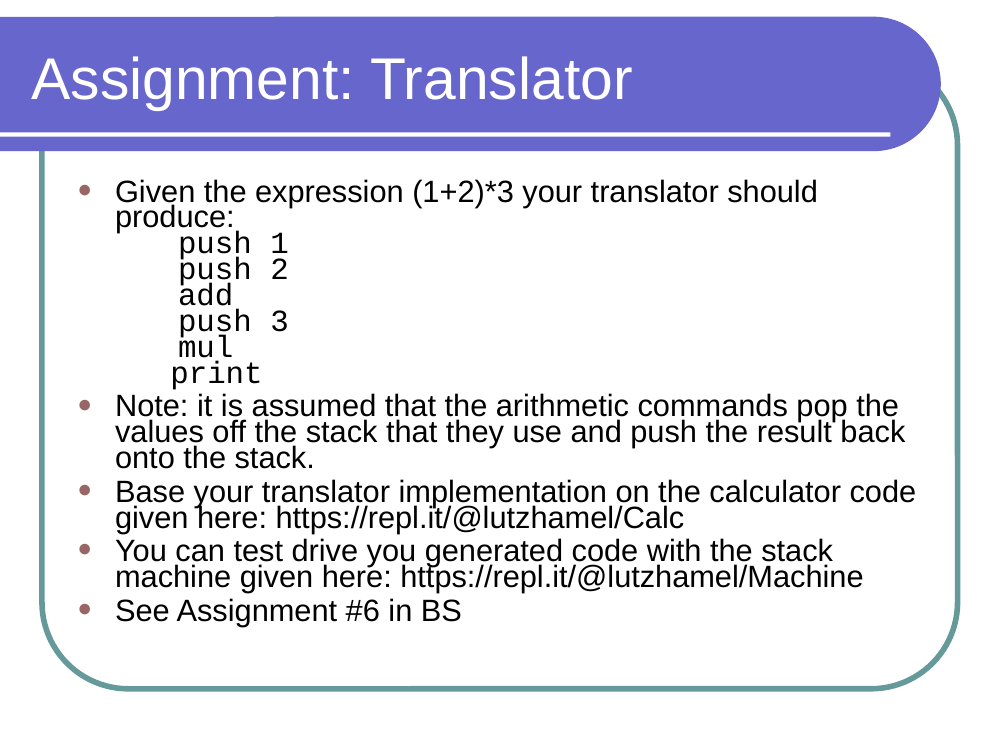
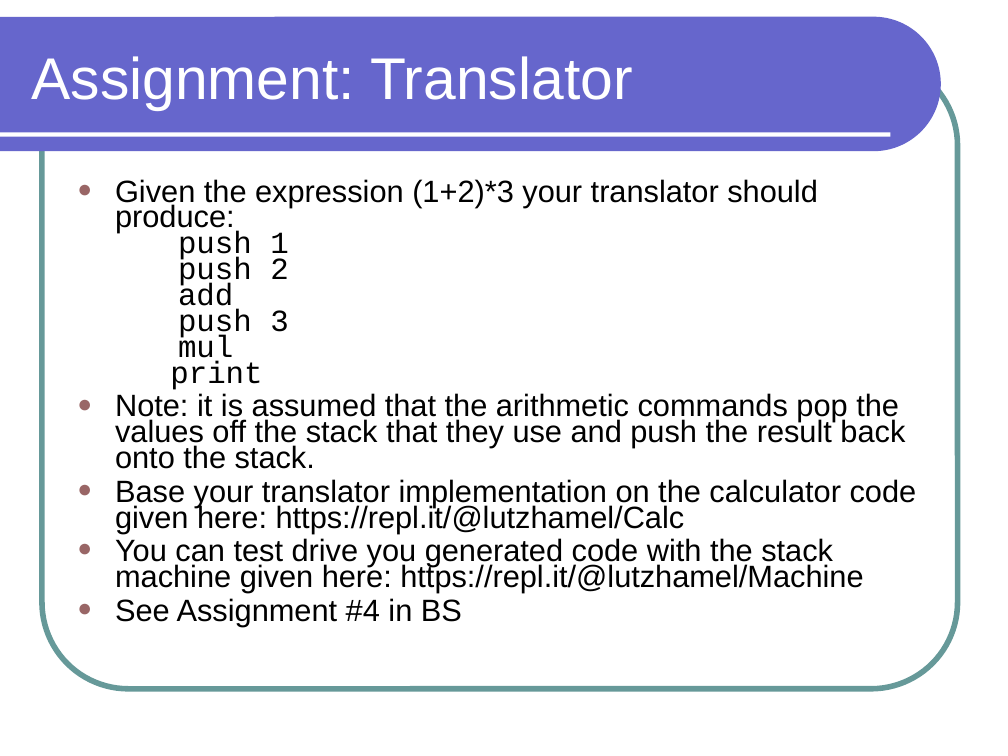
Before and after one commit to lutzhamel/CSC301, a slide deck: slide 24 of notes/csc301-ln012.ppt (slide 28 before the commit). Drawn at 1008x756 pixels with LibreOffice and Linux fonts; fonts in the diff are those of the drawing. Boxes give left, top, right and bottom in pixels: in the first picture for what was removed or moved away, otherwise in the second. Text is boxed around its words. In the diff, an @@ line names an element or a change of style, - is before the commit and + after.

```diff
--- a/notes/csc301-ln012.ppt
+++ b/notes/csc301-ln012.ppt
@@ text at box(115, 598, 462, 626): text changed @@
-● See Assignment #6 in BS
+● See Assignment #4 in BS
```
Also in this commit, not shown: 11 other slides changed, 4 slides removed, 4 other files.
